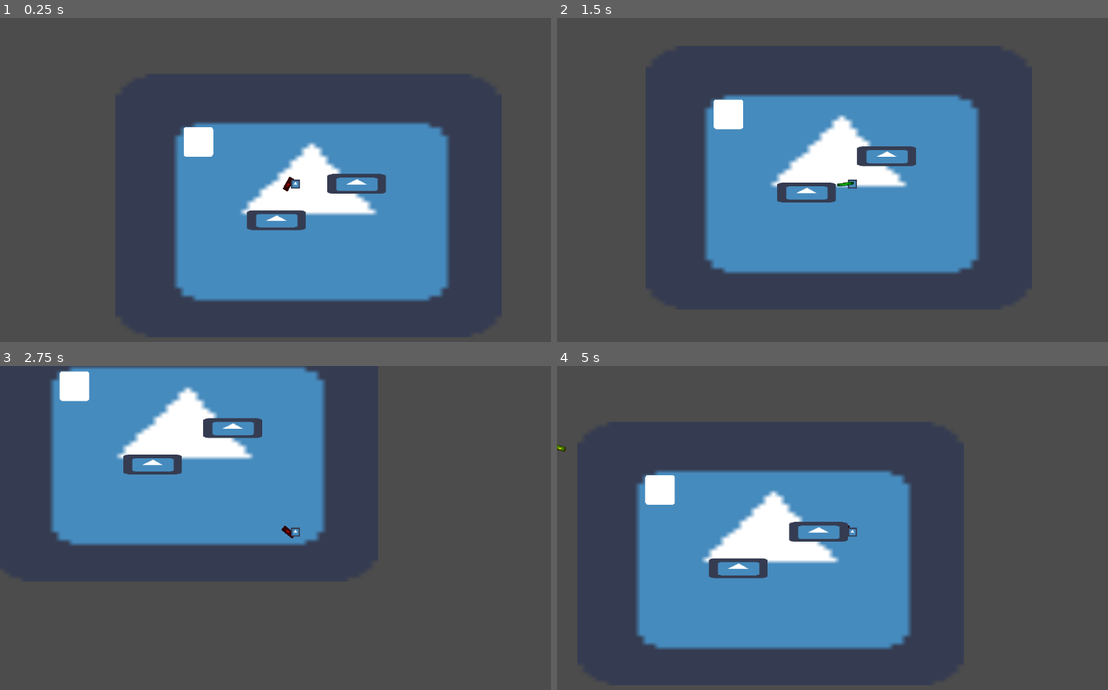
Above: before the commit, frames 1-4 (two rows, left to right).
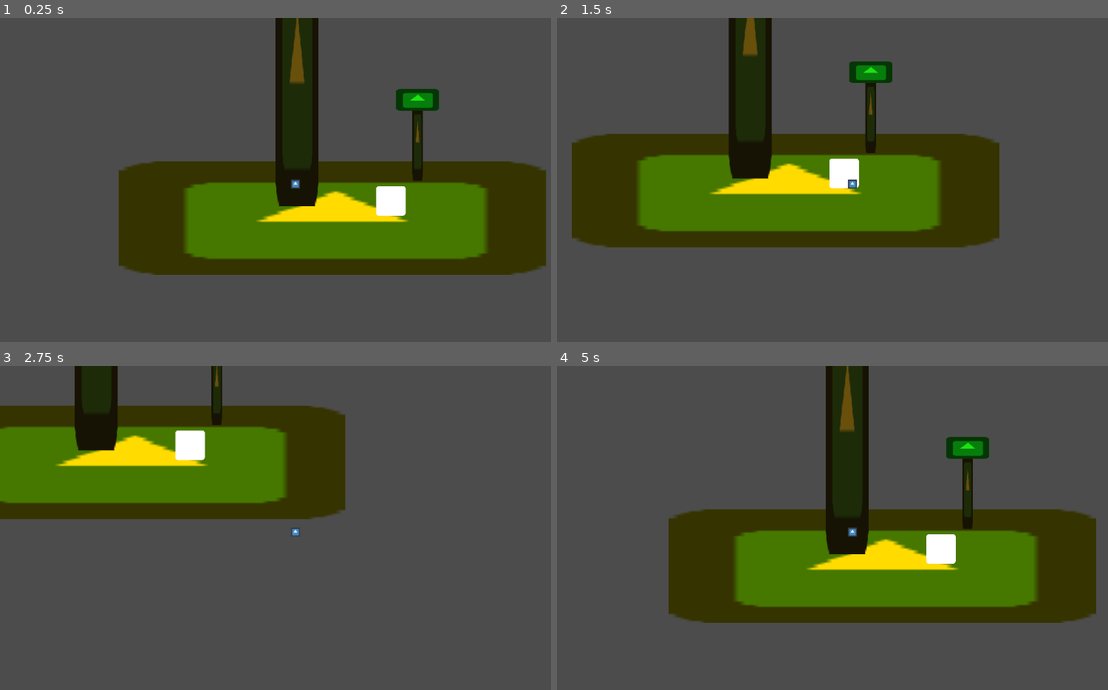
Above: after the commit, the same moments.

Repository: kjanuska/Independent-Study-Game
Game: Godot game, scene res://Scenes/Main.tscn
Same seed, same stepped clock (60 frames per second), same inputs: the game is played once before the commit and once after it. The engine's default icon, where the game draws it, is replaced by a stand-in: a white triangle on a blue panel in a dark square.
Inputs (mouse positions are in pixels of both pictures, inside the frame that each line leads up to):
- Up to frame 1 (0.25 s): no input
- Up to frame 2 (1.5 s): tap Enter at 0.5 s; move the mouse to (981, 167) at 0.52 s; hold D (ui_right) 0.53-1.28 s; hold E (Interact) 0.53-1.28 s; click (981, 167) at 0.8 s; move the mouse to (733, 199) at 1.27 s; hold S (ui_down) from 1.28 s (still down); click (733, 199) at 1.35 s
- Up to frame 3 (2.75 s): right-click (176, 547) at 1.55 s; move the mouse to (352, 459) at 2.02 s; release S (ui_down) at 2.03 s; hold D (ui_right) from 2.03 s (still down); hold Right mouse button (shoot) from 2.03 s (still down); tap E (Interact) at 2.3 s
- Up to frame 4 (5 s): move the mouse to (821, 599) at 2.77 s; release D (ui_right) at 2.78 s; release Right mouse button (shoot) at 2.78 s; hold W (ui_up) 2.78-3.53 s; tap E (Interact) at 2.85, 4.55 s; click (821, 599) at 3.05 s; move the mouse to (1030, 583) at 3.52 s; hold Right mouse button (shoot) 3.53-4.28 s; hold A (ui_left) from 3.53 s (still down); click (1030, 583) at 3.6 s; move the mouse to (672, 482) at 4.27 s; right-click (672, 482) at 4.35 s

The runs differ from the first frame. In frame 1, 40% of the frame differs, in the area x 21-100%, y 0-88%; in frame 2, 39%; in frame 3, 31%; in frame 4, 42%, in the area x 0-98%, y 0-88%.
Error after the commit: Parse Error: The function signature doesn't match the parent. Parent signature is: "void _input(InputEvent)". (res://Scripts/PickupWeapon.gd:18)

Commit message:
fuck if i know

Diff:
--- a/Scenes/Main.tscn
+++ b/Scenes/Main.tscn
@@ -1,26 +1,47 @@
-[gd_scene load_steps=5 format=2]
+[gd_scene load_steps=4 format=2]
 
 [ext_resource path="res://icon.png" type="Texture" id=1]
 [ext_resource path="res://Scenes/Player.tscn" type="PackedScene" id=2]
-[ext_resource path="res://Scenes/Box.tscn" type="PackedScene" id=3]
-[ext_resource path="res://Scenes/PickupWeapon.tscn" type="PackedScene" id=4]
+[ext_resource path="res://Scenes/PickupWeapon.tscn" type="PackedScene" id=3]
 
 [node name="Main" type="Node2D"]
 
-[node name="Sprite" type="Sprite" parent="."]
-position = Vector2( 315.5, 196.5 )
-scale = Vector2( 13.0781, 8.92188 )
+[node name="Sprite2" type="Sprite" parent="."]
+modulate = Color( 1, 0.894737, 0, 1 )
+self_modulate = Color( 1, 0.963082, 0.0585938, 1 )
+position = Vector2( 164.248, 205.355 )
+scale = Vector2( 14.4693, 3.83829 )
 z_index = -5
 texture = ExtResource( 1 )
+offset = Vector2( 14.0098, 4.74544 )
+
+[node name="Sprite" type="Sprite" parent="."]
+modulate = Color( 0.411765, 0.313726, 0.0509804, 1 )
+position = Vector2( 270, -130 )
+scale = Vector2( 1.44377, 8.92188 )
+z_index = -5
+texture = ExtResource( 1 )
+offset = Vector2( 14.0098, 4.74544 )
+
+[node name="Sprite3" type="Sprite" parent="."]
+modulate = Color( 0.411765, 0.313726, 0.0509804, 1 )
+position = Vector2( 546.332, 40.7393 )
+scale = Vector2( 0.353344, 2.76301 )
+z_index = -5
+texture = ExtResource( 1 )
+offset = Vector2( 14.0098, 4.74544 )
+
+[node name="Sprite4" type="Sprite" parent="."]
+modulate = Color( 0.109804, 0.894118, 0.0666667, 1 )
+position = Vector2( 531.055, -36.2659 )
+scale = Vector2( 1.44377, 0.743705 )
+z_index = -5
+texture = ExtResource( 1 )
+offset = Vector2( 14.0098, 4.74544 )
 
 [node name="Player" parent="." instance=ExtResource( 2 )]
 position = Vector2( 286.732, 149.764 )
 
-[node name="StaticBody2D" parent="." instance=ExtResource( 3 )]
-position = Vector2( 419.002, 149.444 )
-
-[node name="StaticBody2D2" parent="." instance=ExtResource( 3 )]
-position = Vector2( 245.304, 228.095 )
-
-[node name="Area2D" parent="." instance=ExtResource( 4 )]
-position = Vector2( 76.2641, 58.7209 )
+[node name="Area2D" parent="." instance=ExtResource( 3 )]
+position = Vector2( 493.694, 186.664 )
+weapon_id = null
--- a/Scenes/PickupWeapon.tscn
+++ b/Scenes/PickupWeapon.tscn
@@ -15,6 +15,5 @@
 [node name="Sprite" type="Sprite" parent="."]
 self_modulate = Color( 100, 100, 100, 1 )
 texture = ExtResource( 2 )
-
 [connection signal="body_entered" from="." to="." method="_on_Area2D_body_entered"]
 [connection signal="body_exited" from="." to="." method="_on_Area2D_body_exited"]
--- a/Scripts/PickupWeapon.gd
+++ b/Scripts/PickupWeapon.gd
@@ -15,7 +15,7 @@
 	if body.get_name() == "Player":
 		is_colliding =  false
 
-func _input(event):
+func _input():
 	if Input.is_action_pressed("Interact") && is_colliding:
 		player.pickup(weapon_id)
 		queue_free()
--- a/Scripts/Player.gd
+++ b/Scripts/Player.gd
@@ -33,15 +33,15 @@
 var current_weapon
 
 # specific weapon for each type
-# melee in 0s
+# melee in 1s
 # 0 = sword
 #
 # ranged in 10s
 # 10 = bow
 # 11 = gun
-var equipped_melee_id = 0
+var equipped_melee_id
 var equipped_melee
-var equipped_ranged_id = 10
+var equipped_ranged_id
 var equipped_ranged
 var equipped_ammo
 var ammo_speed
@@ -59,8 +59,6 @@
 func _ready():
 	player = get_node(".")
 	player.set_z_index(1)
-	equip(equipped_melee_id)
-	equip(equipped_ranged_id)
 
 #check for movement input, dash, move character
 func _physics_process(delta):
@@ -74,7 +72,8 @@
 	if can_move:
 		get_input()
 
-	set_weapon_rotation()
+	if current_weapon != null:
+		set_weapon_rotation()
 
 	if Input.is_action_just_pressed("space"):
 		if moving && dashing == false && $DashCooldown.is_stopped():
@@ -108,65 +107,68 @@
 
 	if Input.is_action_pressed("shoot"):
 #		only equip ranged if currently equipped melee
-		if current_weapon == melee:
-			equip(equipped_ranged_id)
-		count += 1
-		if equipped_ranged == bow_load:
-			if count >= 80:
-				$Charged.popup()
-		else:
-			shoot_weapon(equipped_ammo, ammo_speed)
-			count = 0
-
-	if Input.is_action_just_released("shoot") && equipped_ranged == bow_load:
-		shoot_charged()
-
-	if Input.is_action_just_pressed("melee"):
-#		only equip melee if currently equipped ranged
-		if current_weapon == ranged:
-			current_weapon = melee
-			equip(equipped_melee_id)
-		if melee_attack_cooldown.is_stopped():
-			melee_attack()
+		if current_weapon != null:
+			if current_weapon == melee:
+				equip(equipped_ranged_id)
+			count += 1
+			if equipped_ranged == bow_load:
+				if count >= 80:
+					$Charged.popup()
+			else:
+				shoot_weapon(equipped_ammo, ammo_speed)
+				count = 0
+
+		if Input.is_action_just_released("shoot") && equipped_ranged == bow_load:
+			shoot_charged()
+
+		if Input.is_action_just_pressed("melee"):
+	#		only equip melee if currently equipped ranged
+			if current_weapon != null:
+				if current_weapon == ranged:
+					current_weapon = melee
+					equip(equipped_melee_id)
+				if melee_attack_cooldown.is_stopped():
+					melee_attack()
 
 func pickup(id):
 	if current_weapon == melee:
 		melee.queue_free()
-	else:
+	elif current_weapon == ranged:
 		ranged.queue_free()
 	equip(id)
 
 func equip(id):
-	if id < 10:
-		match id:
-			0:
-				equipped_melee = sword_load
-				equipped_melee_id = 0
-		if is_instance_valid(ranged):
-			ranged.queue_free()
-		melee = equipped_melee.instance()
-		player.add_child(melee)
-		melee.set_global_position(player.get_global_position())
-		melee_attack_cooldown = melee.get_node("MeleeAttack")
-		current_weapon = melee
-	elif id >= 10:
-		match id:
-			10:
-				equipped_ranged = bow_load
-				equipped_ranged_id = 10
-				equipped_ammo = arrow_load
-			11:
-				equipped_ranged = gun_load
-				equipped_ranged_id = 11
-				equipped_ammo = bullet_load
-				ammo_speed = 3000
-		if is_instance_valid(melee):
-			melee.queue_free()
-		ranged = equipped_ranged.instance()
-		player.add_child(ranged)
-		ranged.set_global_position(player.get_global_position())
-		shot_cooldown = ranged.get_node("ShotCooldown")
-		current_weapon = ranged
+	if id != null:
+		if id < 10:
+			match id:
+				0:
+					equipped_melee = sword_load
+					equipped_melee_id = 0
+			if is_instance_valid(ranged):
+				ranged.queue_free()
+			melee = equipped_melee.instance()
+			player.add_child(melee)
+			melee.set_global_position(player.get_global_position())
+			melee_attack_cooldown = melee.get_node("MeleeAttack")
+			current_weapon = melee
+		elif id >= 10:
+			match id:
+				10:
+					equipped_ranged = bow_load
+					equipped_ranged_id = 10
+					equipped_ammo = arrow_load
+				11:
+					equipped_ranged = gun_load
+					equipped_ranged_id = 11
+					equipped_ammo = bullet_load
+					ammo_speed = 3000
+			if is_instance_valid(melee):
+				melee.queue_free()
+			ranged = equipped_ranged.instance()
+			player.add_child(ranged)
+			ranged.set_global_position(player.get_global_position())
+			shot_cooldown = ranged.get_node("ShotCooldown")
+			current_weapon = ranged
 
 func shoot_weapon(ammo_load, speed):
 	if shot_cooldown.is_stopped():
